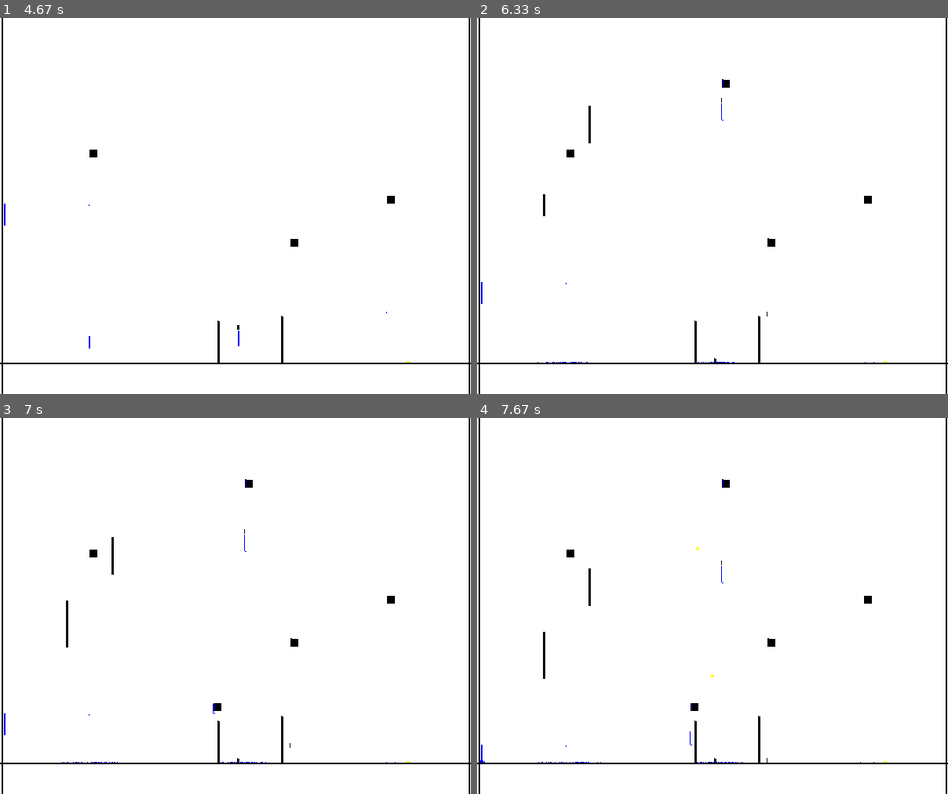
Above: before the commit, frames 1-4 (two rows, left to right).
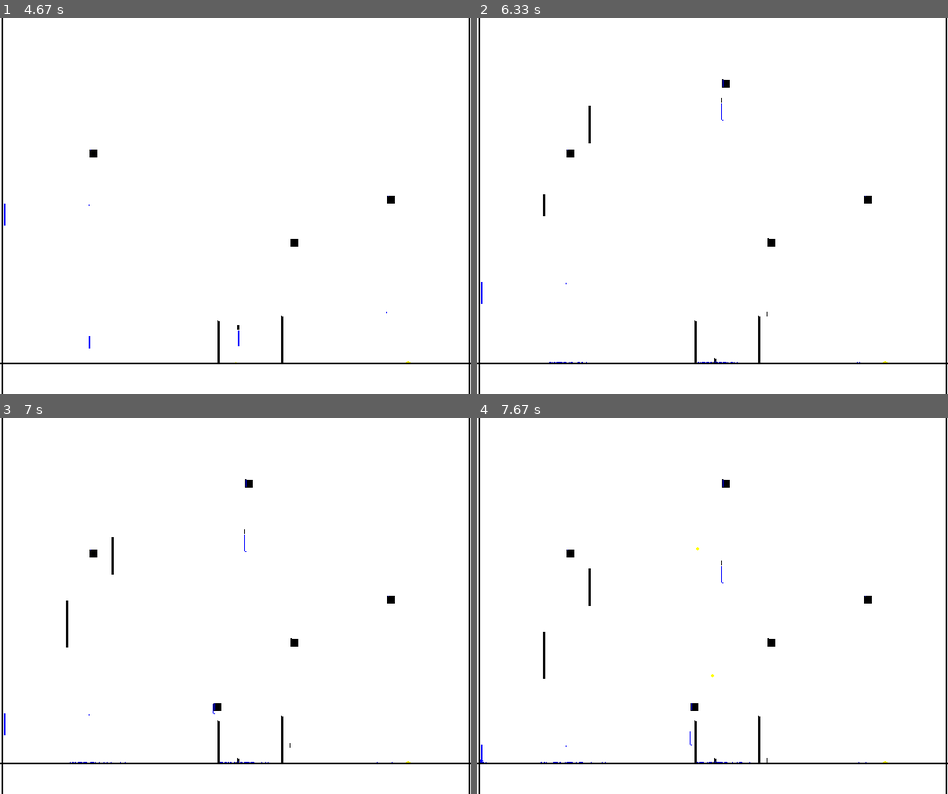
Above: after the commit, the same moments.

Repository: Ch4rl3s/pygame-sand
Game: pygame game, started from main.py
The game is run twice, just before and just after one commit, with the same random seed, the same clock (stepped at 60 frames per second) and the same inputs.
Inputs (mouse positions are in pixels of both pictures, inside the frame that each line leads up to):
- Up to frame 1 (4.67 s): hold W 0.33-0.8 s; hold A 0.83-1.37 s; move the mouse to (216, 221) at 0.87 s; hold S 1.4-1.7 s; hold A 1.73-2.13 s; move the mouse to (386, 194) at 1.77 s; tap B at 1.88, 3.12, 4.28 s; hold W 2.17-2.53 s; move the mouse to (235, 228) at 2.2 s; hold S 2.57-2.93 s; move the mouse to (282, 288) at 2.6 s; hold A 2.97-3.43 s; move the mouse to (89, 149) at 3 s; hold W 3.47-3.77 s; move the mouse to (89, 292) at 3.5 s; click (405, 337) at 3.85 s; hold A from 4.13 s (still down); move the mouse to (292, 239) at 4.17 s
- Up to frame 2 (6.33 s): release A at 4.67 s; hold S 4.7-5 s; move the mouse to (590, 66) at 4.73 s; hold A 5.03-5.43 s; move the mouse to (721, 78) at 5.07 s; hold W 5.47-5.83 s; tap B at 5.62 s; hold S 5.87-6.23 s; move the mouse to (542, 194) at 5.9 s; hold A from 6.27 s (still down); move the mouse to (688, 303) at 6.3 s
- Up to frame 3 (7 s): release A at 6.73 s; hold W from 6.77 s (still down); tap B at 6.92 s
- Up to frame 4 (7.67 s): release W at 7.07 s; click (712, 651) at 7.15 s; hold A from 7.43 s (still down); click (698, 542) at 7.52 s

Frame 1 is identical in both runs. In frame 2, less than 0.1% of the frame differs, in the area x 12-85%, y 91-92%; in frame 3, less than 0.1%; in frame 4, less than 0.1%, in the area x 0-85%, y 90-92%.

Commit message:
random int for arr, not for each pixel

Diff:
--- a/main.py
+++ b/main.py
@@ -79,10 +79,9 @@
 		pass
 	return sand
 
-def custom_water_collision(water):
+def custom_water_collision(water, dir):
 	x = water.x
 	y = water.y
-	dir = random.randint(0,1)
 	if screen.get_at((x,y+1))==white:
 		water.y = y+1
 	elif screen.get_at((x-1,y+1))==white:
@@ -134,7 +133,7 @@
 		pygame.draw.rect(screen, yellow, sand)
 
 	for water in water_arr:
-		water = custom_water_collision(water)
+		water = custom_water_collision(water, random.randint(0,1))
 		pygame.draw.rect(screen, blue, water)
 
 
